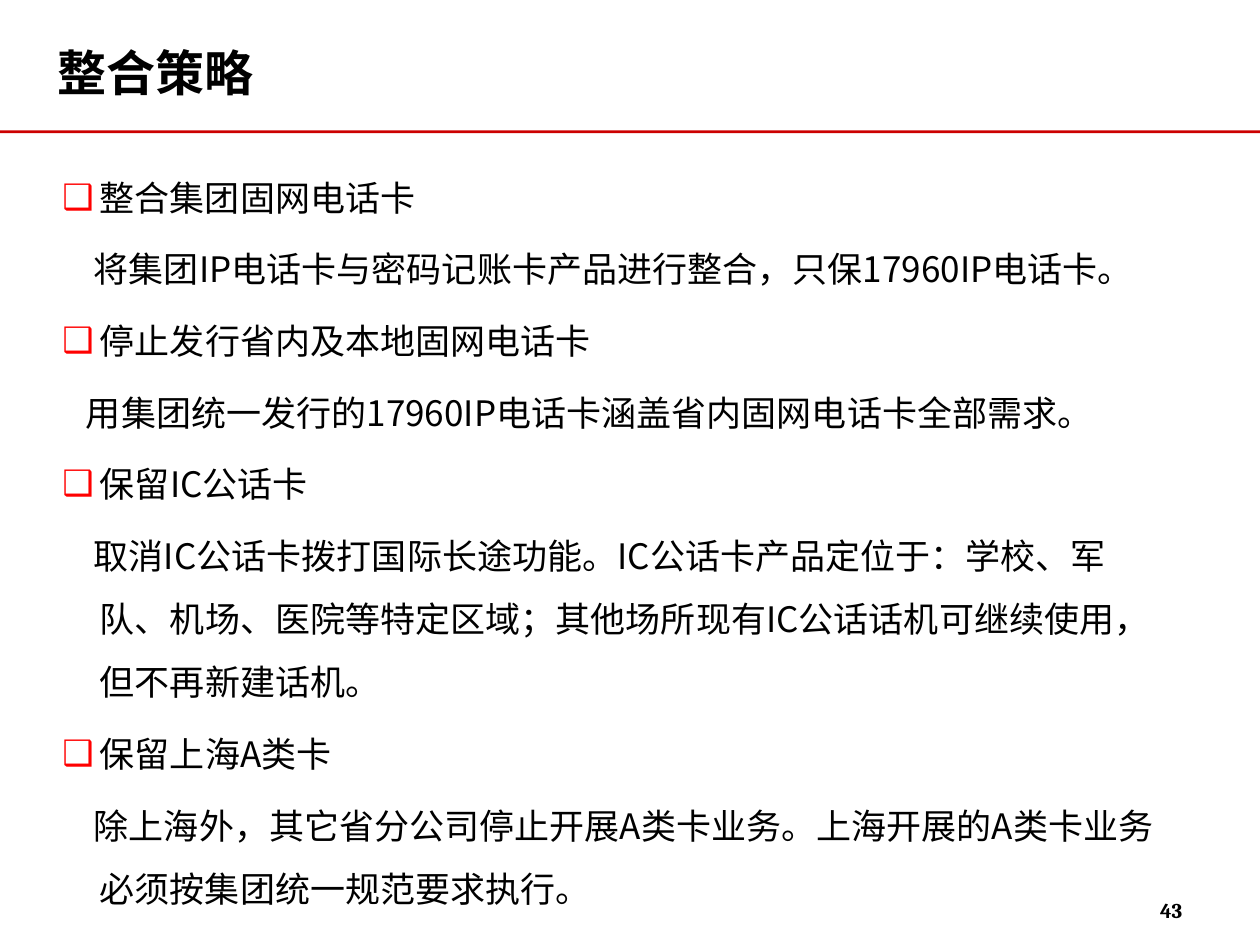
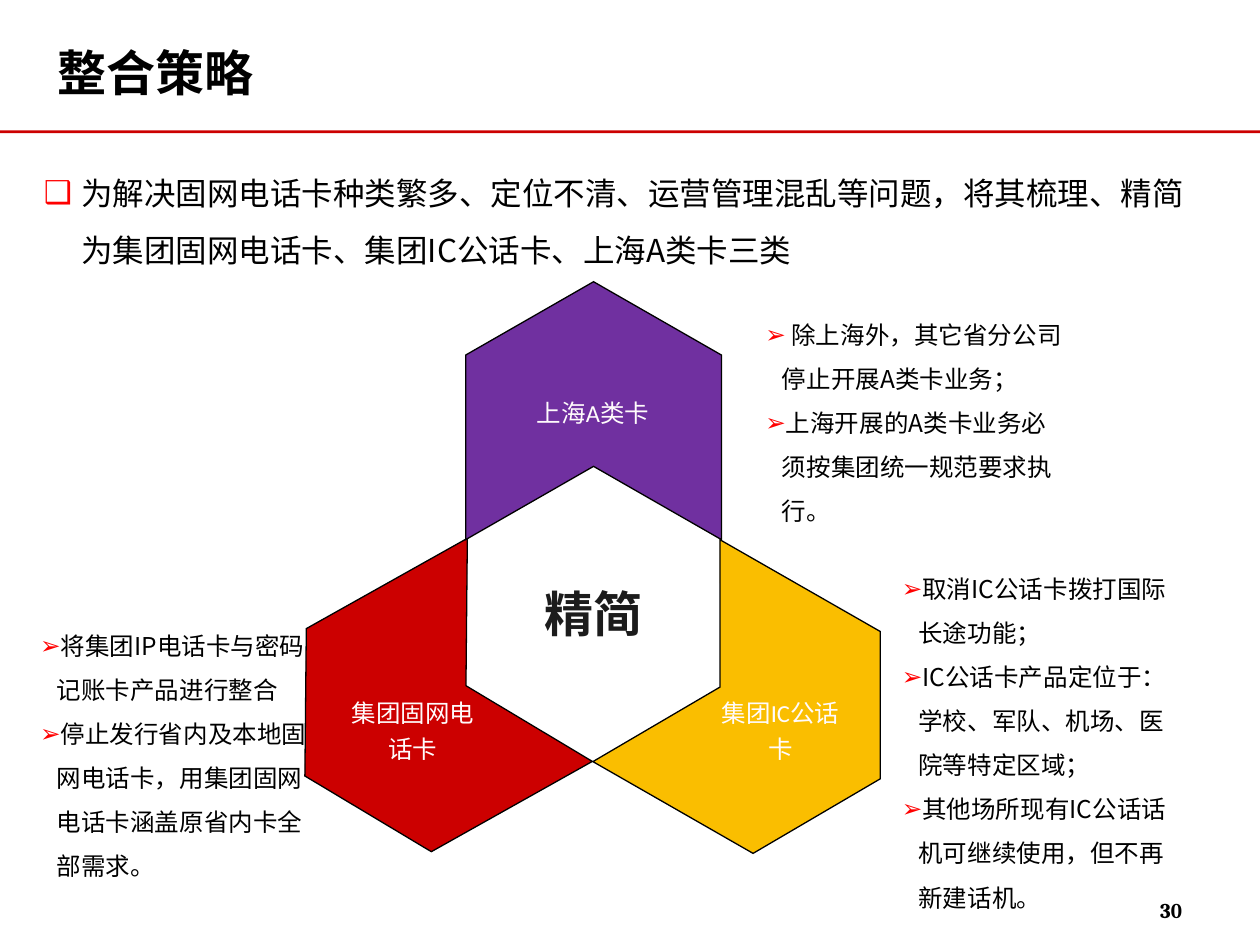
Before and after one commit to momo1101/unicardsrch, a slide deck: slide 30 of 软课题文本/软课题-中国联通电信卡业务及策略研究.ppt (slide 43 before the commit). Drawn at 1260x945 pixels with LibreOffice and Linux fonts; fonts in the diff are those of the drawing; background and template pictures are left out. Boxes give left, top, right and bottom in pixels: in the first picture for what was removed or moved away, otherwise in the second. Text is boxed around its words. In the diff, an @@ line names an element or a change of style, - is before the commit and + after.

```diff
--- a/软课题文本/软课题-中国联通电信卡业务及策略研究.ppt
+++ b/软课题文本/软课题-中国联通电信卡业务及策略研究.ppt
@@ text added at <box>81,178,1183,265</box>, 18 pt, text #000000 @@
+❑ 为解决固网电话卡种类繁多、定位不清、运营管理混乱等问题，将其梳理、精简为集团固网电话卡、集团IC公话卡、上海A类卡三类
@@ text removed at <box>86,181,1154,905</box> @@
-❑ 整合集团固网电话卡
-将集团IP电话卡与密码记账卡产品进行整合，只保17960IP电话卡。
-❑ 停止发行省内及本地固网电话卡
-用集团统一发行的17960IP电话卡涵盖省内固网电话卡全部需求。
-❑ 保留IC公话卡
-取消IC公话卡拨打国际长途功能。IC公话卡产品定位于：学校、军队、机场、医院等特定区域；其他场所现有IC公话话机可继续使用，但不再新建话机。
-❑ 保留上海A类卡
-除上海外，其它省分公司停止开展A类卡业务。上海开展的A类卡业务必须按集团统一规范要求执行。
@@ freeform shape added at <box>466,281,722,539</box>, fill #7030A0, outline #000000 0.74 pt @@
@@ text added at <box>782,323,1061,522</box>, 14 pt, text #000000 @@
+➢ 除上海外，其它省分公司停止开展A类卡业务；
+➢ 上海开展的A类卡业务必须按集团统一规范要求执行。
@@ ellipse added at <box>333,333,878,867</box>, outline #FFFFFF 0.99 pt dashed @@
@@ ellipse added at <box>363,362,844,843</box>, outline #FFFFFF 0.99 pt dashed @@
@@ ellipse added at <box>393,406,803,815</box>, outline #FFFFFF 0.99 pt dashed @@
@@ text added at <box>537,401,649,424</box>, 14 pt, text #FFFBFC @@
+上海A类卡
@@ freeform shape added at <box>242,538,593,887</box>, fill #CC0000, outline #000000 0.74 pt @@
@@ freeform shape added at <box>592,540,944,890</box>, fill #FABE00, outline #000000 0.74 pt @@
@@ text added at <box>545,590,643,637</box>, 28 pt, text #1C1C1C, bold @@
+精简
@@ text added at <box>918,577,1166,909</box>, 14 pt, text #000000 @@
+➢ 取消IC公话卡拨打国际长途功能；
+➢ IC公话卡产品定位于：学校、军队、机场、医院等特定区域；
+➢ 其他场所现有IC公话话机可继续使用，但不再新建话机。
@@ text added at <box>57,634,307,877</box>, 14 pt, text #000000 @@
+➢ 将集团IP电话卡与密码记账卡产品进行整合
+➢ 停止发行省内及本地固网电话卡，用集团固网电话卡涵盖原省内卡全部需求。
@@ text added at <box>352,701,475,760</box>, 14 pt, text #FFFBFC @@
+集团固网电话卡
@@ text added at <box>722,701,839,724</box>, 14 pt, text #FFFBFC @@
+集团IC公话卡
@@ page number at <box>1160,903,1182,918</box>: text changed @@
-43
+30
```
Also in this commit, not shown: 21 other slides changed, 2 slides added, 15 slides removed.
